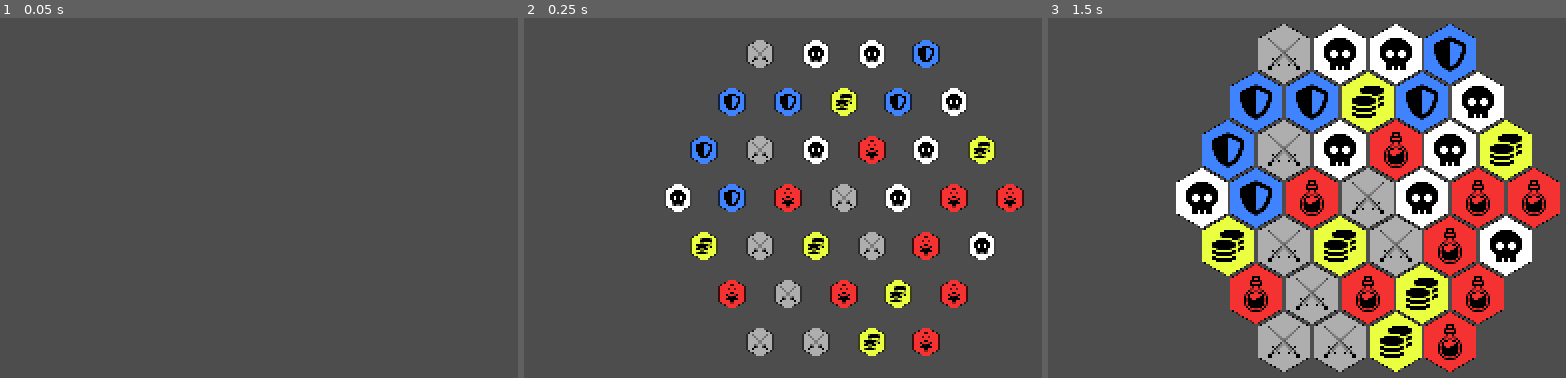
Above: before the commit, frames 1-3 (left to right).
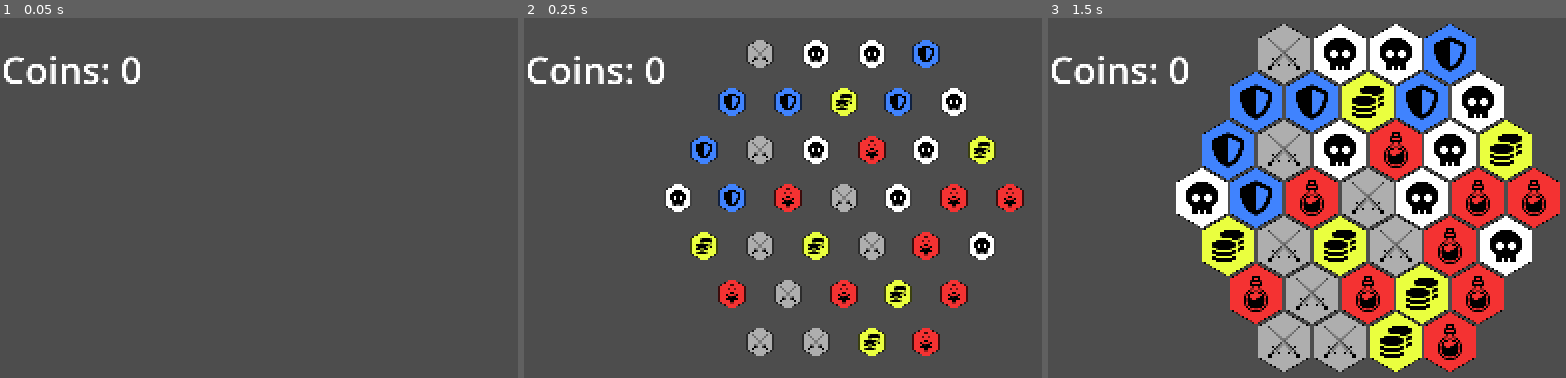
Above: after the commit, the same moments.

Repository: saateos/Hex
Game: Godot game, scene res://Scenes/main.tscn
The game is run twice, just before and just after one commit, with the same random seed, the same clock (stepped at 60 frames per second) and the same inputs.
Inputs (mouse positions are in pixels of both pictures, inside the frame that each line leads up to):
- Up to frame 1 (0.05 s): no input
- Up to frame 2 (0.25 s): no input
- Up to frame 3 (1.5 s): move the mouse to (1509, 180) at 0.52 s; press the mouse at (1509, 180) at 0.53 s; tap Enter at 1.25 s; move the mouse to (1239, 216) at 1.27 s; release the mouse at (1239, 216) at 1.28 s; click (1239, 216) at 1.35 s

The runs differ from the first frame. In frame 1, 0.7% of the frame differs, in the area x 0-28%, y 10-19%; in frame 2, 0.7%; in frame 3, 0.7%.

Commit message:
франкенштейн
куча всего

Diff:
--- /dev/null
+++ b/Global_signal/signal_bus.gd
@@ -0,0 +1,3 @@
+extends Node
+
+signal return_coins(value)
--- a/Scenes/hex.tscn
+++ b/Scenes/hex.tscn
@@ -5,9 +5,11 @@
 
 [node name="hex" type="Node2D"]
 visibility_layer = 3
+rotation = 1.5708
 script = ExtResource("1_23esk")
 
 [node name="sprite" type="Sprite2D" parent="."]
 texture = ExtResource("1_tje73")
 
-[node name="icon" type="Sprite2D" parent="."]
+[node name="icon" type="Sprite2D" parent="sprite"]
+rotation = -1.5708
--- a/Scenes/hex_coin.tscn
+++ b/Scenes/hex_coin.tscn
@@ -1,11 +1,18 @@
-[gd_scene load_steps=3 format=3 uid="uid://dkwfx76jqq7g"]
+[gd_scene load_steps=4 format=3 uid="uid://dkwfx76jqq7g"]
 
 [ext_resource type="PackedScene" uid="uid://dqwbmnslnnpkp" path="res://Scenes/hex.tscn" id="1_3biq1"]
 [ext_resource type="Texture2D" uid="uid://qtfae7mugkio" path="res://Sprites/coins.png" id="2_eh5eb"]
+[ext_resource type="Script" uid="uid://bdyqapy0f1jpd" path="res://Scripts/behavior.gd" id="2_rrgk5"]
 
-[node name="hex_coin" instance=ExtResource("1_3biq1")]
+[node name="hex_coin" groups=["coin"] instance=ExtResource("1_3biq1")]
 hex_type = "coin"
 color = Color(0.917647, 1, 0.247059, 1)
 
-[node name="icon" parent="." index="1"]
+[node name="Behavior" type="Node2D" parent="." index="0"]
+script = ExtResource("2_rrgk5")
+value = 2
+
+[node name="icon" parent="sprite" index="0"]
 texture = ExtResource("2_eh5eb")
+
+[connection signal="tree_exiting" from="." to="Behavior" method="_on_hex_coin_tree_exiting"]
--- a/Scenes/hex_heal.tscn
+++ b/Scenes/hex_heal.tscn
@@ -7,5 +7,6 @@
 hex_type = "heal"
 color = Color(0.956863, 0.196078, 0.196078, 1)
 
-[node name="icon" parent="." index="1"]
+[node name="icon" parent="sprite" index="0"]
+rotation = -1.5708
 texture = ExtResource("2_40pr6")
--- a/Scenes/hex_shield.tscn
+++ b/Scenes/hex_shield.tscn
@@ -7,5 +7,5 @@
 hex_type = "shield"
 color = Color(0.25098, 0.513726, 0.996078, 1)
 
-[node name="icon" parent="." index="1"]
+[node name="icon" parent="sprite" index="0"]
 texture = ExtResource("2_bv3a6")
--- a/Scenes/hex_skull.tscn
+++ b/Scenes/hex_skull.tscn
@@ -7,5 +7,5 @@
 hex_type = "attack"
 color = Color(1, 1, 1, 1)
 
-[node name="icon" parent="." index="1"]
+[node name="icon" parent="sprite" index="0"]
 texture = ExtResource("2_6niev")
--- a/Scenes/hex_sword.tscn
+++ b/Scenes/hex_sword.tscn
@@ -7,5 +7,5 @@
 hex_type = "attack"
 color = Color(0.683077, 0.683077, 0.683077, 1)
 
-[node name="icon" parent="." index="1"]
+[node name="icon" parent="sprite" index="0"]
 texture = ExtResource("2_6k5mw")
--- a/Scenes/main.tscn
+++ b/Scenes/main.tscn
@@ -1,5 +1,6 @@
-[gd_scene load_steps=2 format=3 uid="uid://bw5lxb6pg3igs"]
+[gd_scene load_steps=3 format=3 uid="uid://bw5lxb6pg3igs"]
 
+[ext_resource type="Script" uid="uid://dmagkvckoqlno" path="res://Scripts/gold_count.gd" id="1_bo1nx"]
 [ext_resource type="Script" uid="uid://tmx2fxbm3com" path="res://Scripts/grid.gd" id="1_jjgbg"]
 
 [node name="Main" type="Node2D"]
@@ -7,6 +8,20 @@
 [node name="Camera" type="Camera2D" parent="."]
 unique_name_in_owner = true
 zoom = Vector2(0.5, 0.5)
+
+[node name="UI" type="Node2D" parent="Camera"]
+
+[node name="Gold" type="Node2D" parent="Camera/UI"]
+
+[node name="gold_count" type="Label" parent="Camera/UI/Gold" groups=["coin"]]
+top_level = true
+offset_left = -275.0
+offset_top = -42.0
+offset_right = 225.0
+offset_bottom = 163.0
+theme_override_font_sizes/font_size = 150
+text = "COINS:"
+script = ExtResource("1_bo1nx")
 
 [node name="grid" type="Node2D" parent="."]
 script = ExtResource("1_jjgbg")
--- /dev/null
+++ b/Scripts/behavior.gd
@@ -0,0 +1,6 @@
+extends Node2D
+@export var value: int
+
+
+func _on_hex_coin_tree_exiting() -> void:
+	SignalBus.return_coins.emit(value)
--- /dev/null
+++ b/Scripts/gold_count.gd
@@ -0,0 +1,11 @@
+extends Label
+var total : int = 0
+
+func _ready() -> void:
+	text = "Coins: " + str(total)
+	SignalBus.return_coins.connect(update_coins)
+
+
+func update_coins(value):
+	total = total + value
+	text = "Coins: " + str(total)
--- a/Scripts/grid.gd
+++ b/Scripts/grid.gd
@@ -175,14 +175,13 @@
 					var hex = possible_hexes.pick_random().instantiate()
 					add_child(hex)
 					hex.position = hex_to_pixel(grid[i][j])
-					if pointy == true:
-						hex.get_child(0).rotation_degrees = 90
+					#if pointy == true:
+						#hex.get_child(0).rotation_degrees = 90
 					spawned_grid[i][j] = hex
 					hex.appear()
 # центруем камеру по сетке
 func camera_centre():
 	%Camera.position = hex_to_pixel(Vector2(half, half))
 
-
 func _on_spawn_timer_timeout() -> void:
 	spawn()
--- a/project.godot
+++ b/project.godot
@@ -15,6 +15,10 @@
 config/features=PackedStringArray("4.4", "Forward Plus")
 config/icon="res://icon.svg"
 
+[autoload]
+
+SignalBus="*res://Global_signal/signal_bus.gd"
+
 [display]
 
 window/size/viewport_width=1280
@@ -23,6 +27,10 @@
 window/size/window_height_override=360
 window/stretch/aspect="keep_width"
 window/stretch/scale=0.5
+
+[global_group]
+
+coin=""
 
 [input]
 
Not shown, added: Global_signal/signal_bus.gd.uid
Not shown: 1 places in Scenes/arrow.tscn that only renumber resources
Not shown, added: Scripts/behavior.gd.uid
Not shown, added: Scripts/gold_count.gd.uid
